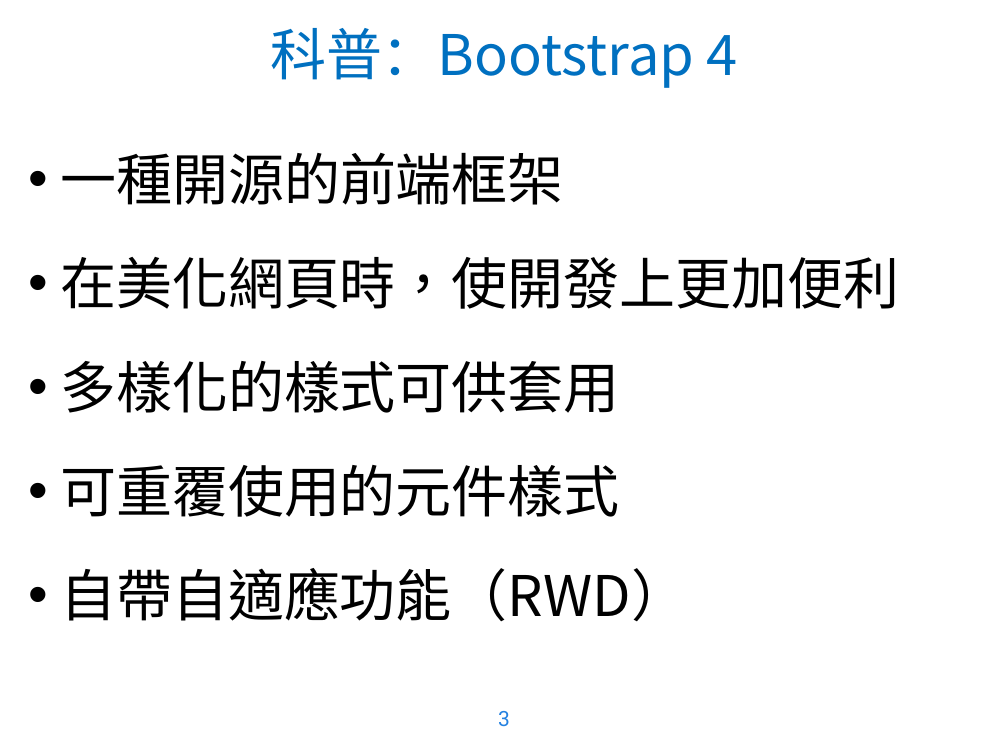
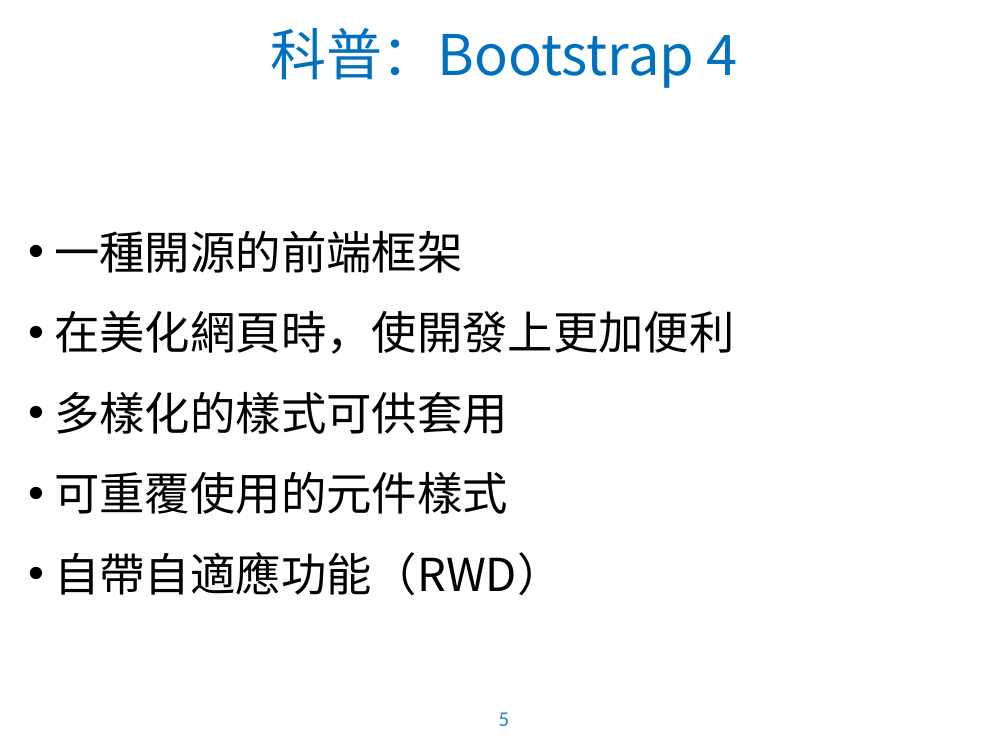
Before and after one commit to WaRTanKE7/WebClubData, a slide deck: slide 5 of 教學簡報/Bootstrap 4.pptx (slide 3 before the commit). Drawn at 1008x756 pixels with LibreOffice and Linux fonts; fonts in the diff are those of the drawing; background and template pictures are left out. Boxes give left, top, right and bottom in pixels: in the first picture for what was removed or moved away, otherwise in the second. Text is boxed around its words. In the diff, an @@ line names an element or a change of style, - is before the commit and + after.

```diff
--- a/教學簡報/Bootstrap 4.pptx
+++ b/教學簡報/Bootstrap 4.pptx
@@ text "一種開源的前端框架" at [54, 230, 734, 595]: size 40 to 32.4 pt; font Noto Sans CJK SC to Calibri in "在美化網頁時，使開發上更加便利", "多樣化的樣式可供套用", "可重覆使用的元件樣式", "自帶自適應功能（RWD）"; indent changed; line spacing 1.4 to 1.35; less space between paragraphs @@
@@ page number removed at [498, 711, 510, 726] @@
-3
@@ page number added at [499, 712, 510, 726], 15 pt, text #2582E1 @@
+5
```
Also in this commit, not shown: 16 other slides changed, 2 slides added.
